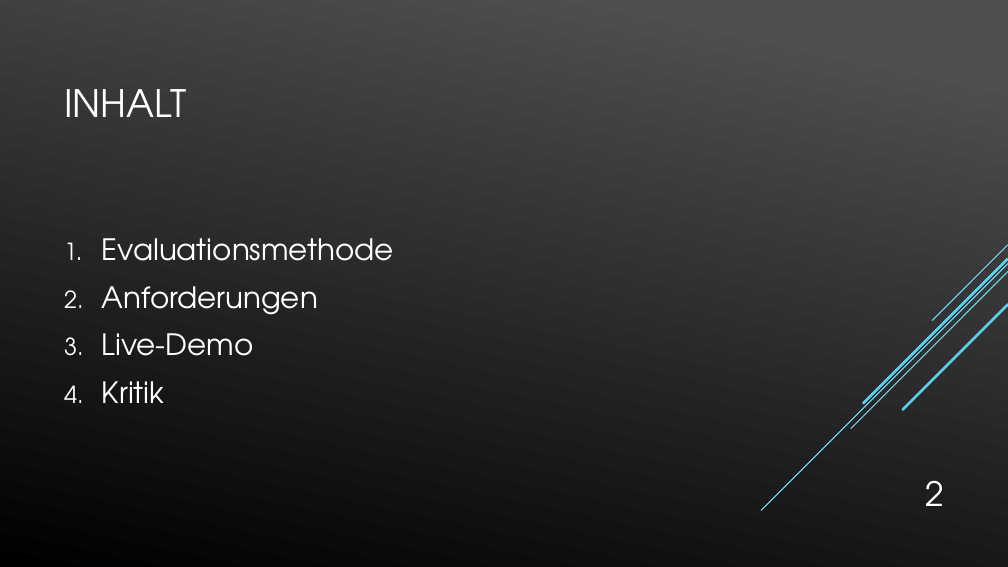
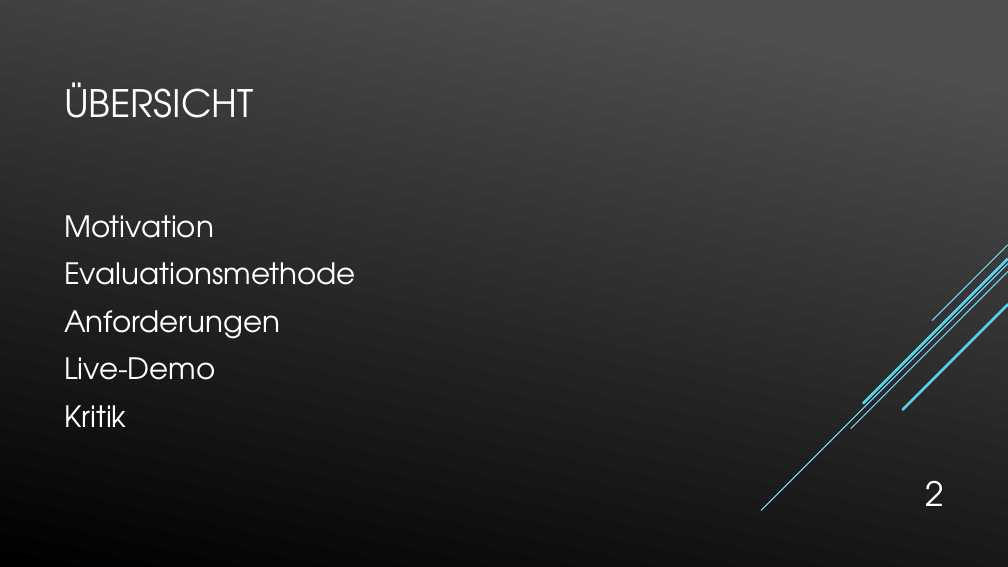
Before and after one commit to Tura92/Bachelorarbeit, a slide deck: slide 2 of Kolloquium Präsentation.pptx. Drawn at 1008x567 pixels with LibreOffice and Linux fonts; fonts in the diff are those of the drawing. Boxes give left, top, right and bottom in pixels: in the first picture for what was removed or moved away, otherwise in the second. Text is boxed around its words. In the diff, an @@ line names an element or a change of style, - is before the commit and + after.

```diff
--- a/Kolloquium Präsentation.pptx
+++ b/Kolloquium Präsentation.pptx
@@ title at box(64, 82, 254, 118): text changed @@
-INHALT
+ÜBERSICHT
@@ text at box(64, 215, 214, 238): paragraph added @@
+Motivation
@@ text at box(64, 262, 356, 427): bullet 1. to none @@
```
Also in this commit, not shown: 9 slides added, 1 slide removed.
